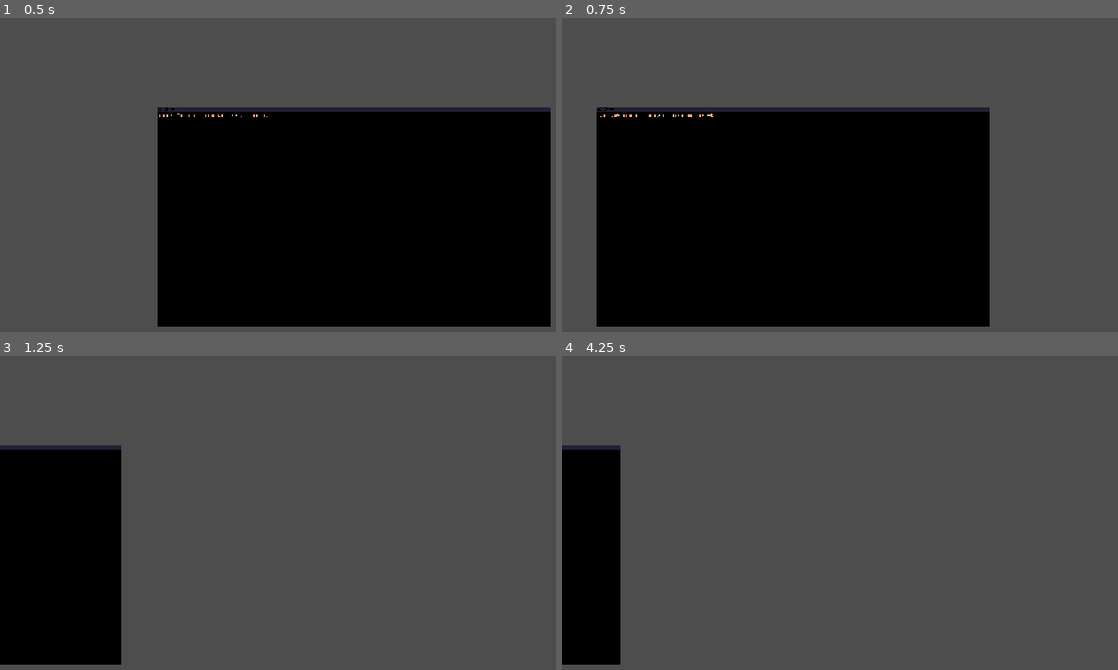
Above: before the commit, frames 1-4 (two rows, left to right).
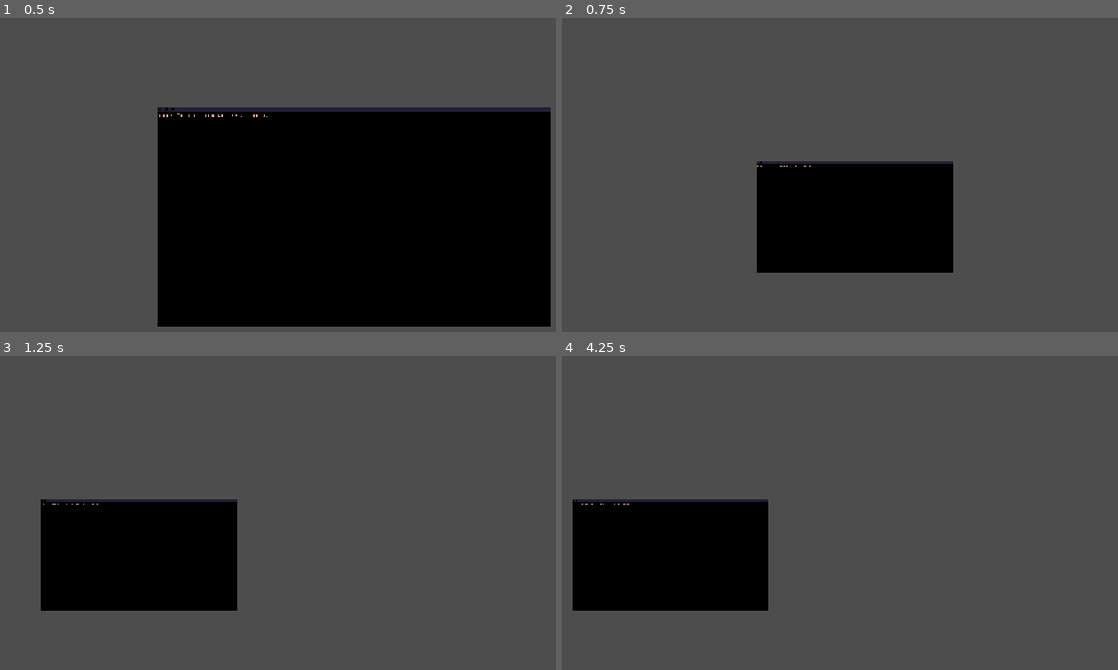
Above: after the commit, the same moments.

Repository: Ranger-Yev/project_sequence
Game: Godot game, scene res://hacking_terminal.tscn
Two runs of this game, one before a commit and one after it. Both use one fixed random seed, a clock stepped at 60 frames per second and the inputs below. This scene is started directly instead of the project's main scene.
Inputs (mouse positions are in pixels of both pictures, inside the frame that each line leads up to):
- Up to frame 1 (0.5 s): no input
- Up to frame 2 (0.75 s): tap Enter (ui_accept) at 0.5 s; move the mouse to (1073, 196) at 0.52 s; hold Right (ui_right) from 0.53 s (still down); tap Mouse wheel down (Scroll_Down) at 0.6 s
- Up to frame 3 (1.25 s): keep holding Right (ui_right); tap Enter (ui_accept) at 0.77 s
- Up to frame 4 (4.25 s): move the mouse to (773, 575) at 1.27 s; release Right (ui_right) at 1.28 s; hold Down (ui_down) 1.28-2.03 s; tap Mouse wheel up (Scroll_Up) at 1.35, 2.85 s; tap Enter (ui_accept) at 1.52, 3.02, 3.5, 3.77 s; move the mouse to (984, 465) at 2.02 s; hold Right (ui_right) 2.03-2.78 s; tap Mouse wheel down (Scroll_Down) at 2.1, 3.6 s; move the mouse to (878, 635) at 2.77 s; hold Up (ui_up) 2.78-3.53 s; move the mouse to (outside the picture) at 3.52 s; hold Left (ui_left) from 3.53 s (still down)

Frame 1 is identical in both runs. In frame 2, 37% of the frame differs, in the area x 6-77%, y 28-99%; in frame 3, 18%; in frame 4, 14%.
Error before the commit: Error calling GDScript utility function "len()": Value of type 'Callable' can't provide a length. (res://Scripts/hacking_terminal.gd:18)

Commit message:
Moved script to script folder.

Diff:
--- a/Scripts/hacking_terminal.gd
+++ b/Scripts/hacking_terminal.gd
@@ -15,8 +15,8 @@
 		#sts = "Test for tinkle tewxt"
 		# spawn_let(font, string to generate, size (0.0625 is 6x6, 1 is 96x96), start position)
 		text_engine.spawn_let(1, sts, 0.0625, start_position, color)
-		for i in range(35, len(letters.get_children)):
-			pass
+		#for i in range(35, len(letters.get_children)):
+			#pass
 		to_do += 1
 
 	if Input.is_action_just_pressed("Scroll_Up") and not cur_zoom > Vector2(5.5,5.5):
